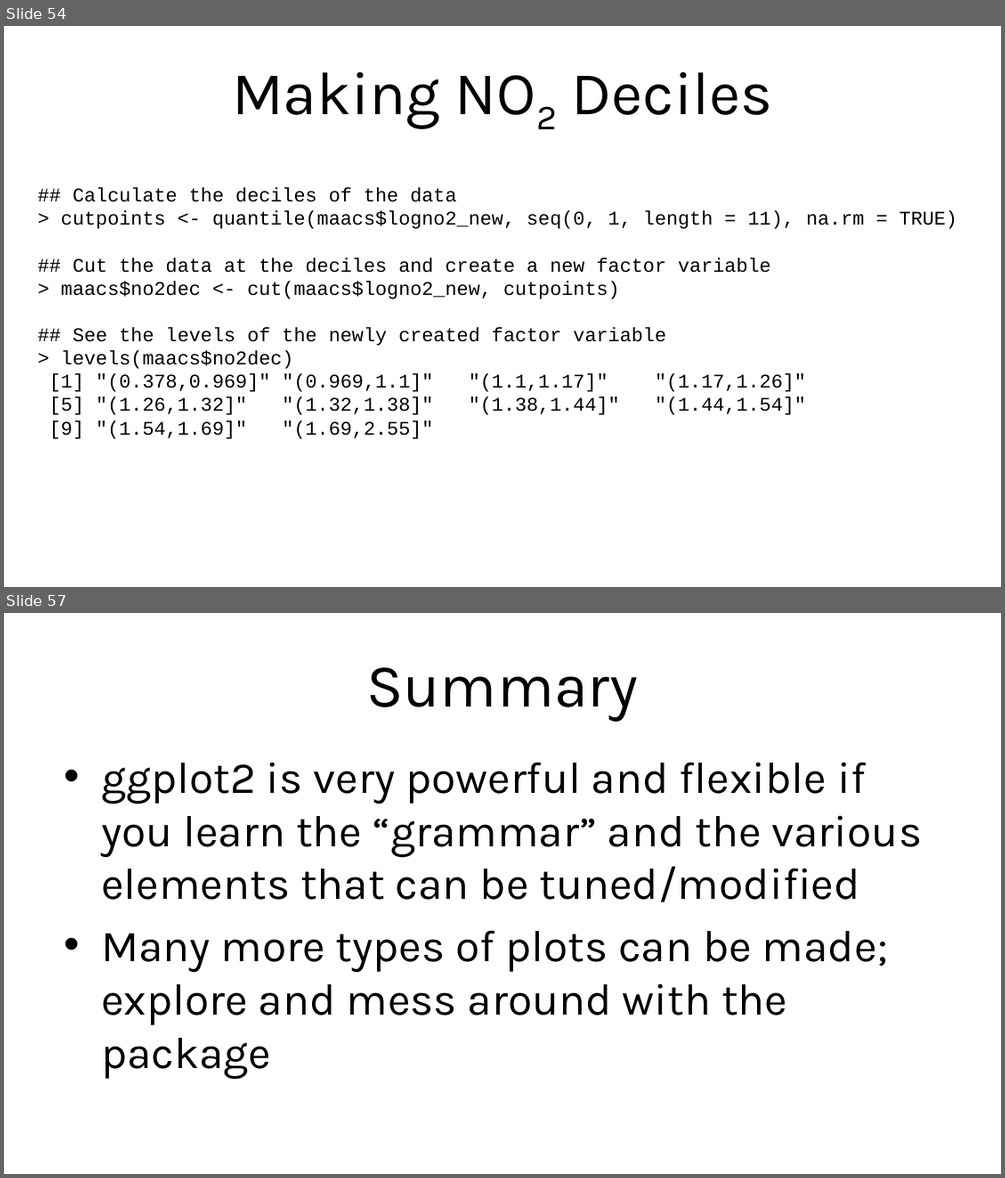
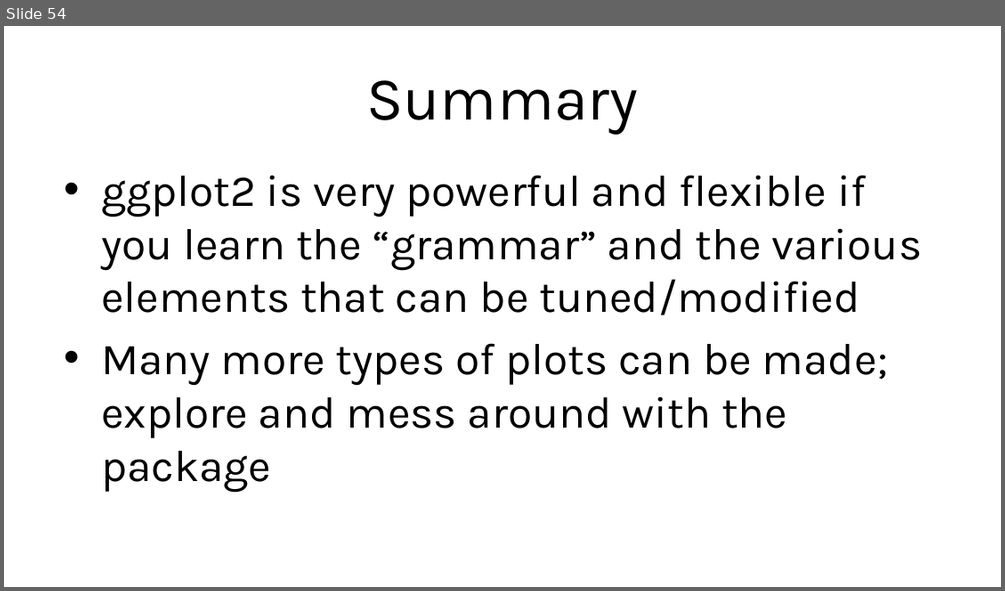
Before and after one commit to asancpt/lecture-tidyverse, a slide deck: Rweek09.pptx. Shown one above the other, each under a label of ours: slides 54 and 57 before the commit, slide 54 after it; the slides between them are not shown. The pictures are 1005x1178 and 1005x591 pixels, drawn with LibreOffice and Linux fonts; fonts in the diff are those of the drawing. Boxes give left, top, right and bottom in pixels: in the first picture for what was removed or moved away, otherwise in the second. Text is boxed around its words. In the diff, an @@ line names an element or a change of style, - is before the commit and + after.

```diff
--- a/Rweek09.pptx
+++ b/Rweek09.pptx
@@ slide 54 removed at box(4, 26, 1001, 587), background #FFFFFF @@
@@ title removed at box(232, 72, 772, 129) @@
-Making NO2 Deciles
@@ text removed at box(49, 188, 957, 439) @@
-## Calculate the deciles of the data
-> cutpoints <- quantile(maacs$logno2_new, seq(0, 1, length = 11), na.rm = TRUE)
-## Cut the data at the deciles and create a new factor variable
-> maacs$no2dec <- cut(maacs$logno2_new, cutpoints)
-## See the levels of the newly created factor variable
-> levels(maacs$no2dec)
-[1] "(0.378,0.969]" "(0.969,1.1]" "(1.1,1.17]" "(1.17,1.26]"
-[5] "(1.26,1.32]" "(1.32,1.38]" "(1.38,1.44]" "(1.44,1.54]"
-[9] "(1.54,1.69]" "(1.69,2.55]"
@@ what was slide 57 is now slide 54 @@
```
Also in this commit, not shown: 8 slides changed, 1 slide added, 3 other slides removed, 14 other files.
